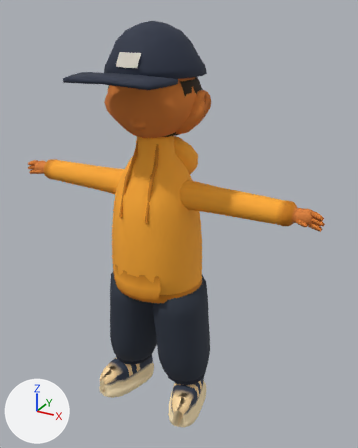
The glTF model public/v2/models/kid_moose.glb, before and after one commit.
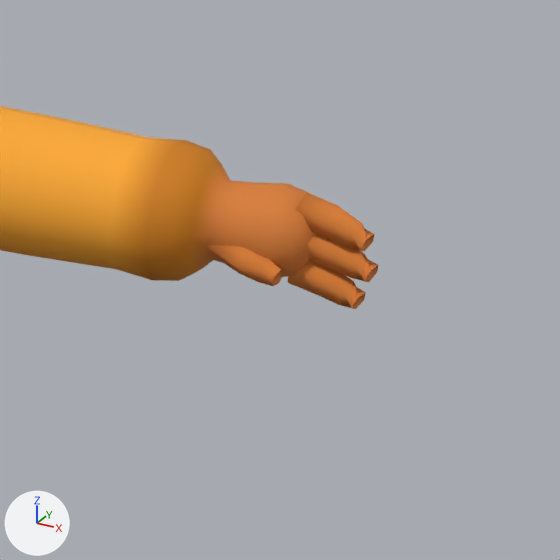
The first picture shows the older version from a camera (50 mm lens) standing at (2.39, -3.88, 4.09) and looking at (0.22, 0.06, 2.12). The close-ups show the older and then the newer version on the part from 71% to 100% of the width and 39% to 62% of the height of that picture. Only the edits that show in the close-ups are written down. The axes (+X, +Y, +Z) are drawn at lower left. The lights are the same throughout. Objects named as collision shapes, trigger or cutter boxes, shadow casters or lower levels of detail are left out. Vertices at exactly the same position are counted once.

Before the edit, the objects in view are built like this:
```python
me_kid_moose_lod0_mesh_001 = bpy.data.meshes.new('kid_moose_LOD0_Mesh.001')
me_kid_moose_lod0_mesh_001.from_pydata(...)  # 3432 vertices, 6454 faces; spans x -1.63..1.63, y -0.74..0.49, z 0.01..3.98
# faces by material slot: [2478, 3568, 400, 8]
me_kid_moose_lod0_mesh_001.materials.append(mat_m_body)
me_kid_moose_lod0_mesh_001.materials.append(mat_m_uniform)
me_kid_moose_lod0_mesh_001.materials.append(mat_m_hair)
me_kid_moose_lod0_mesh_001.materials.append(mat_m_accessory)
ob_kid_moose_lod0 = bpy.data.objects.new('kid_moose_LOD0', me_kid_moose_lod0_mesh_001)
ob_kid_moose_lod0.location = (0.0, 0.0, 0.0)
```
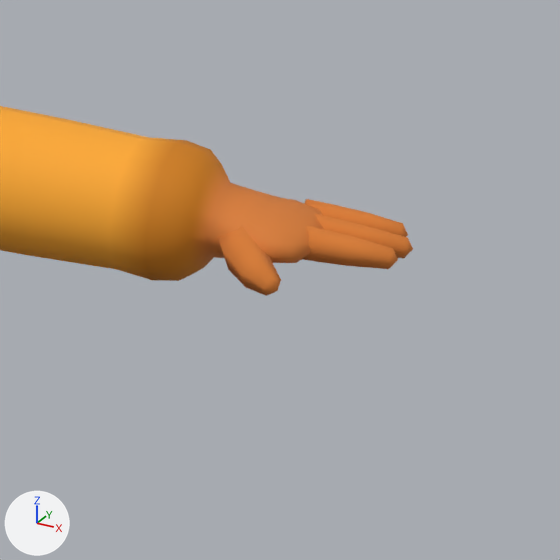
Changed parts and their boxes (x1, y1, x2, y2) in the close-ups (560 x 560 px; the box of a moved part takes in the faces that stretch with it):
'kid_moose_LOD0', reshaped
    before: (0, 106, 378, 309)
    after: (0, 106, 413, 296)
part 1 of me_kid_moose_lod0_mesh_001, moved or reshaped
    before: (208, 181, 378, 309)
    after: (208, 183, 413, 296)

The change, as a list of edits to the scene's bpy script:
```text
Change me_kid_moose_lod0_mesh_001:
    used by ob_kid_moose_lod0; location = (0.0, 0.0, 0.0)
    remove me_kid_moose_lod0_mesh_001.from_pydata(...)  # 3432 vertices, 6454 faces; spans x -1.63..1.63, y -0.74..0.49, z 0.01..3.98
    add me_kid_moose_lod0_mesh_001.from_pydata(...)  # 3432 vertices, 6454 faces; spans x -1.67..1.67, y -0.74..0.49, z 0.01..3.98
    me_kid_moose_lod0_mesh_001 part 1: 124 of 3432 vertices moved; they spanned x 1.38..1.63, y -0.09..0.08, z 2.38..2.55 and now span x 1.38..1.67, y -0.17..0.11, z 2.42..2.52; mean shift (0.0, 0.02, 0.01); largest move (1.61, -0.05, 2.41) -> (1.64, 0.08, 2.49)
    other edits to the shape of me_kid_moose_lod0_mesh_001 do not show in these pictures
```
